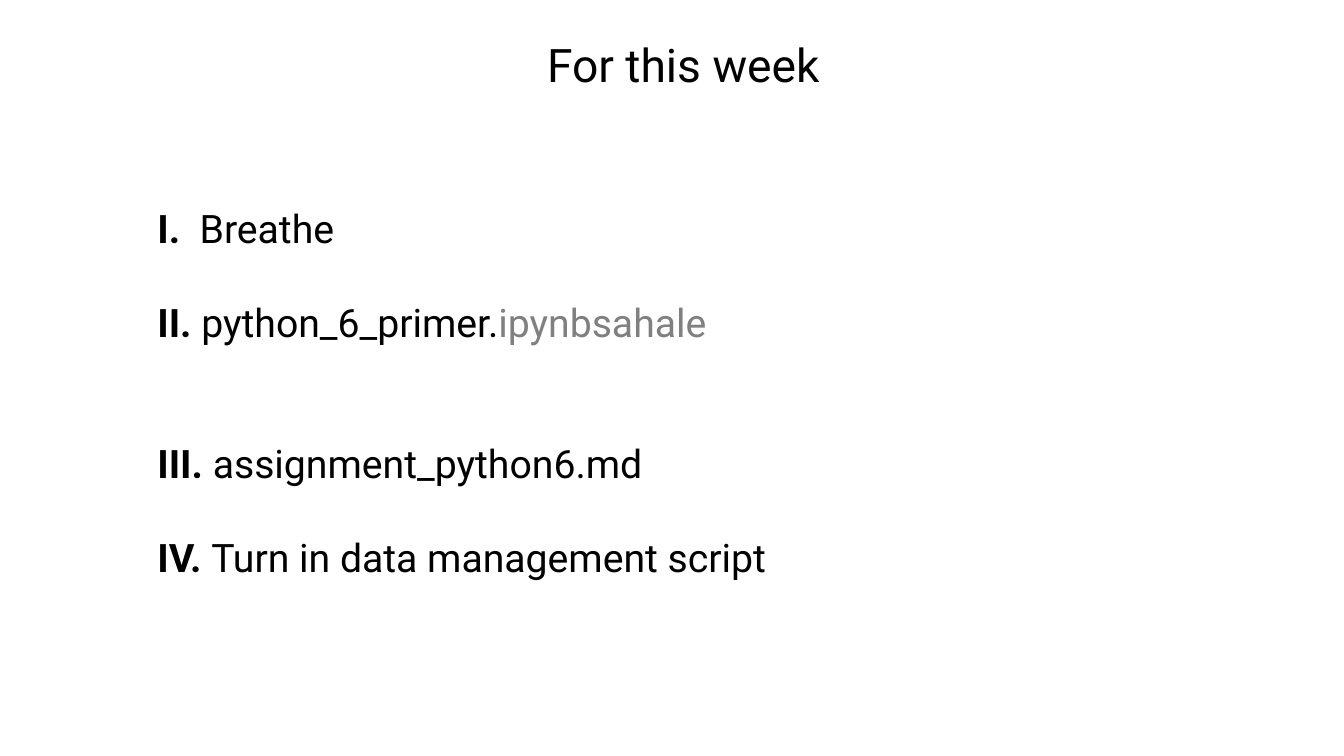
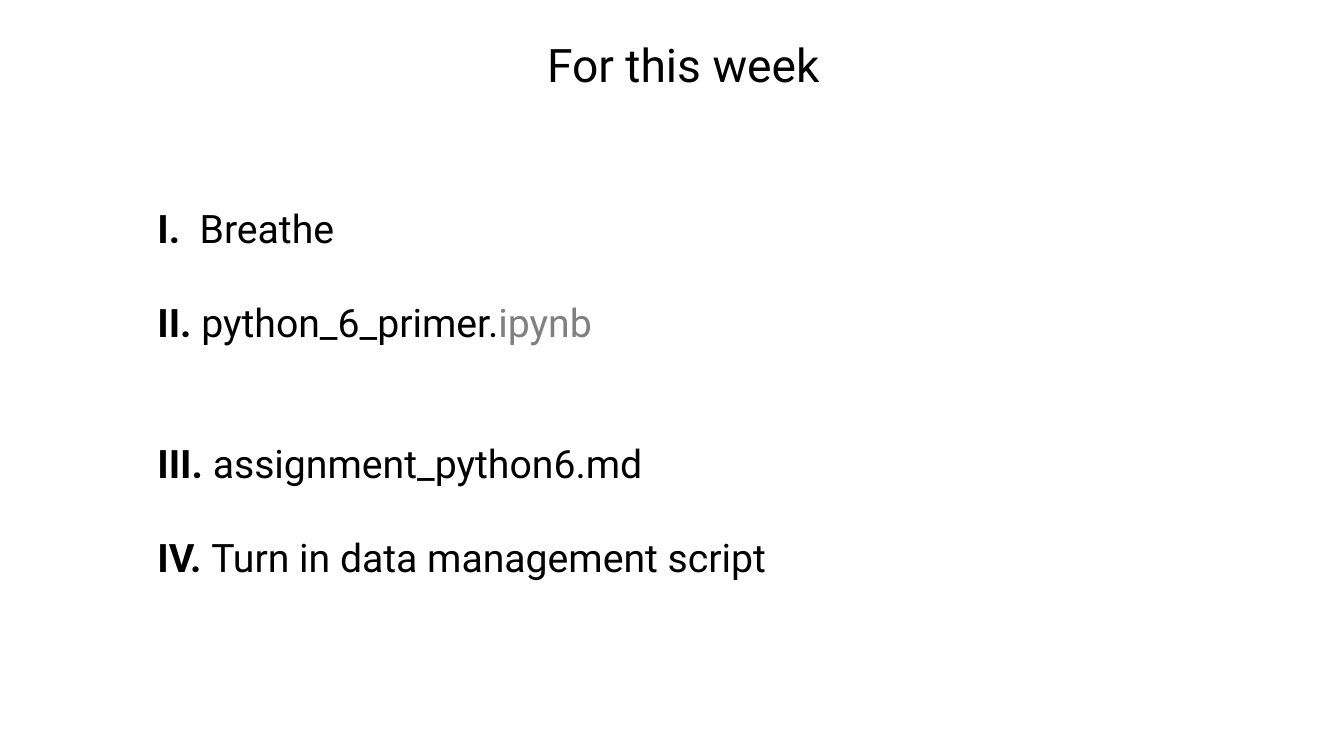
Before and after one commit to tparchman/F24_BIOL792, a slide deck: slide 15 of week11_python6/week11_python6.pptx. Drawn at 1344x756 pixels with LibreOffice and Linux fonts; fonts in the diff are those of the drawing. Boxes give left, top, right and bottom in pixels: in the first picture for what was removed or moved away, otherwise in the second. Text is boxed around its words. In the diff, an @@ line names an element or a change of style, - is before the commit and + after.

```diff
--- a/week11_python6/week11_python6.pptx
+++ b/week11_python6/week11_python6.pptx
@@ text at <box>157,307,591,346</box>: text changed @@
-II. python_6_primer.ipynbsahale
+II. python_6_primer.ipynb
```
Also in this commit, not shown: 1 other slide changed.
